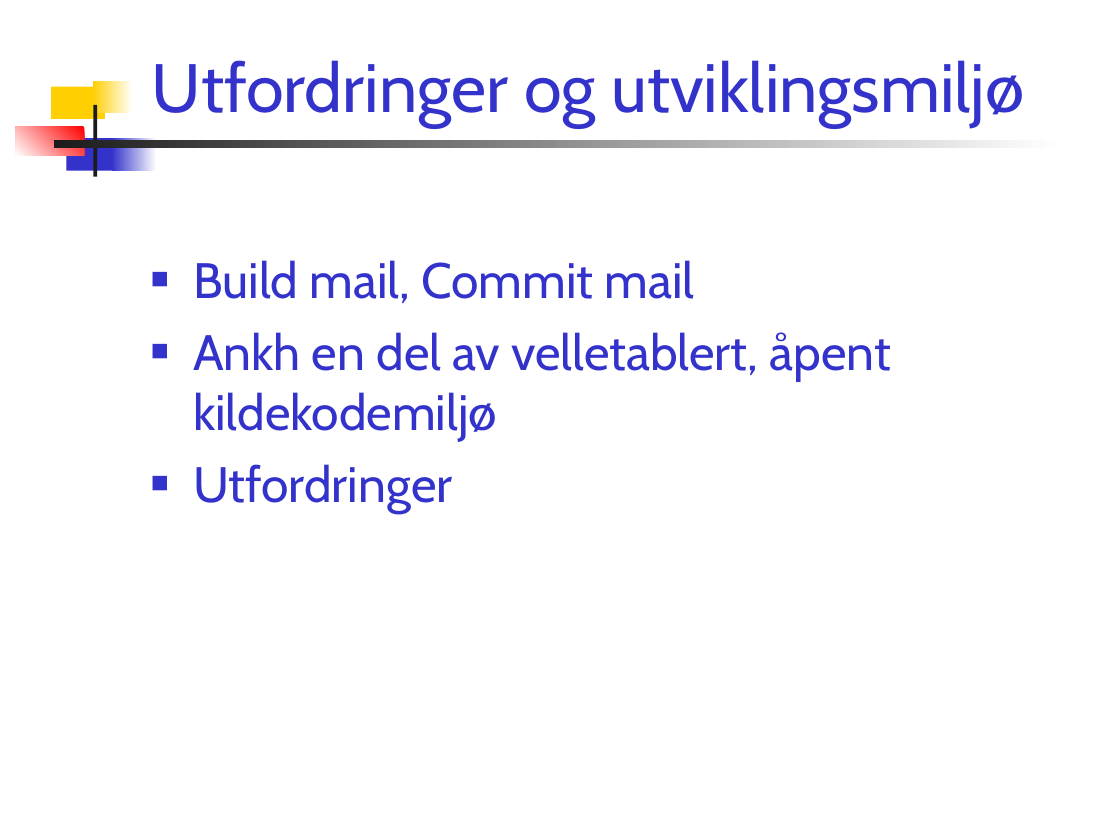
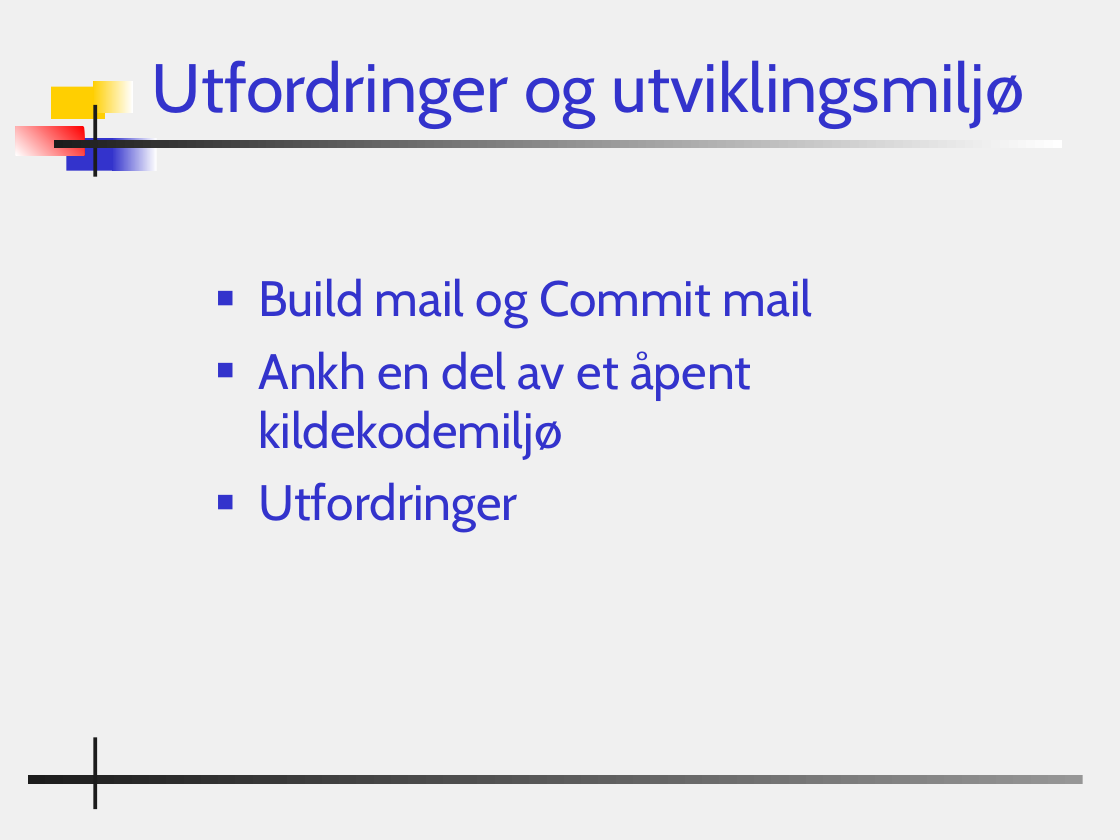
Before and after one commit to PhilJollans/AnkhSVN2019, a slide deck: slide 18 of doc/powerpoint/Subversion_addin_for_VS.NET.ppt. Drawn at 1120x840 pixels with LibreOffice and Linux fonts; fonts in the diff are those of the drawing; background and template pictures are left out. Boxes give left, top, right and bottom in pixels: in the first picture for what was removed or moved away, otherwise in the second. Text is boxed around its words. In the diff, an @@ line names an element or a change of style, - is before the commit and + after.

Commit message:
Changed bg and some text.

```diff
--- a/doc/powerpoint/Subversion_addin_for_VS.NET.ppt
+++ b/doc/powerpoint/Subversion_addin_for_VS.NET.ppt
@@ background #FFFFFF to #F0F0F0 @@
@@ text "Build mail og Commit mail": place and size @@
-text "Build mail og Commit mail" at [193, 260, 891, 512]
+text "Build mail og Commit mail" at [258, 278, 813, 531]
@@ text at [258, 278, 813, 459]: text changed @@
-■ Build mail, Commit mail
-■ Ankh en del av velletablert, åpent kildekodemiljø
+■ Build mail og Commit mail
+■ Ankh en del av et åpent kildekodemiljø
@@ rectangle added at [93, 737, 96, 809], fill #1C1C1C @@
@@ rectangle added at [28, 775, 1083, 784], fill gradient #969696 to #1C1C1C @@
```
Also in this commit, not shown: 21 other slides changed, 2 slides added, 1 slide removed.
